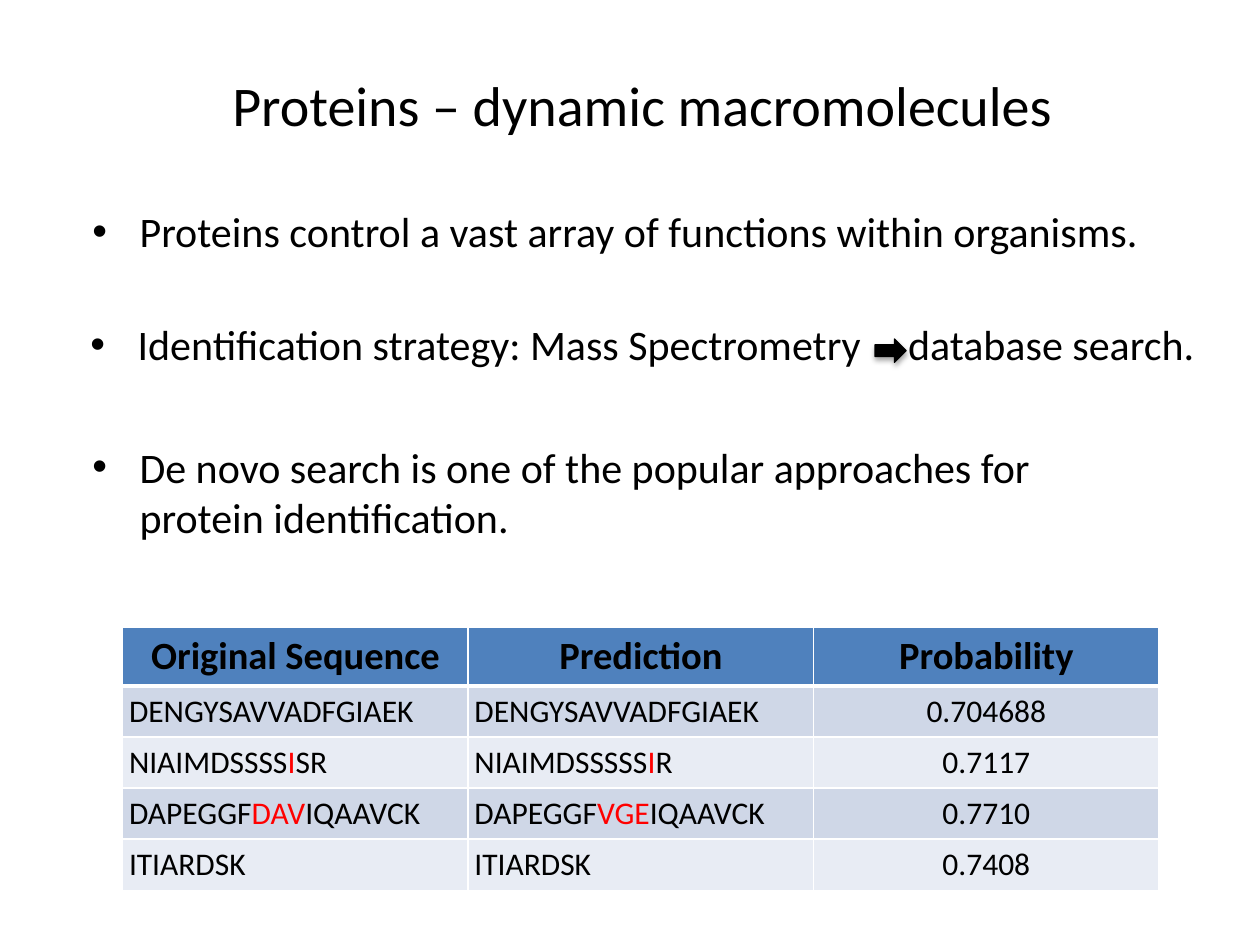
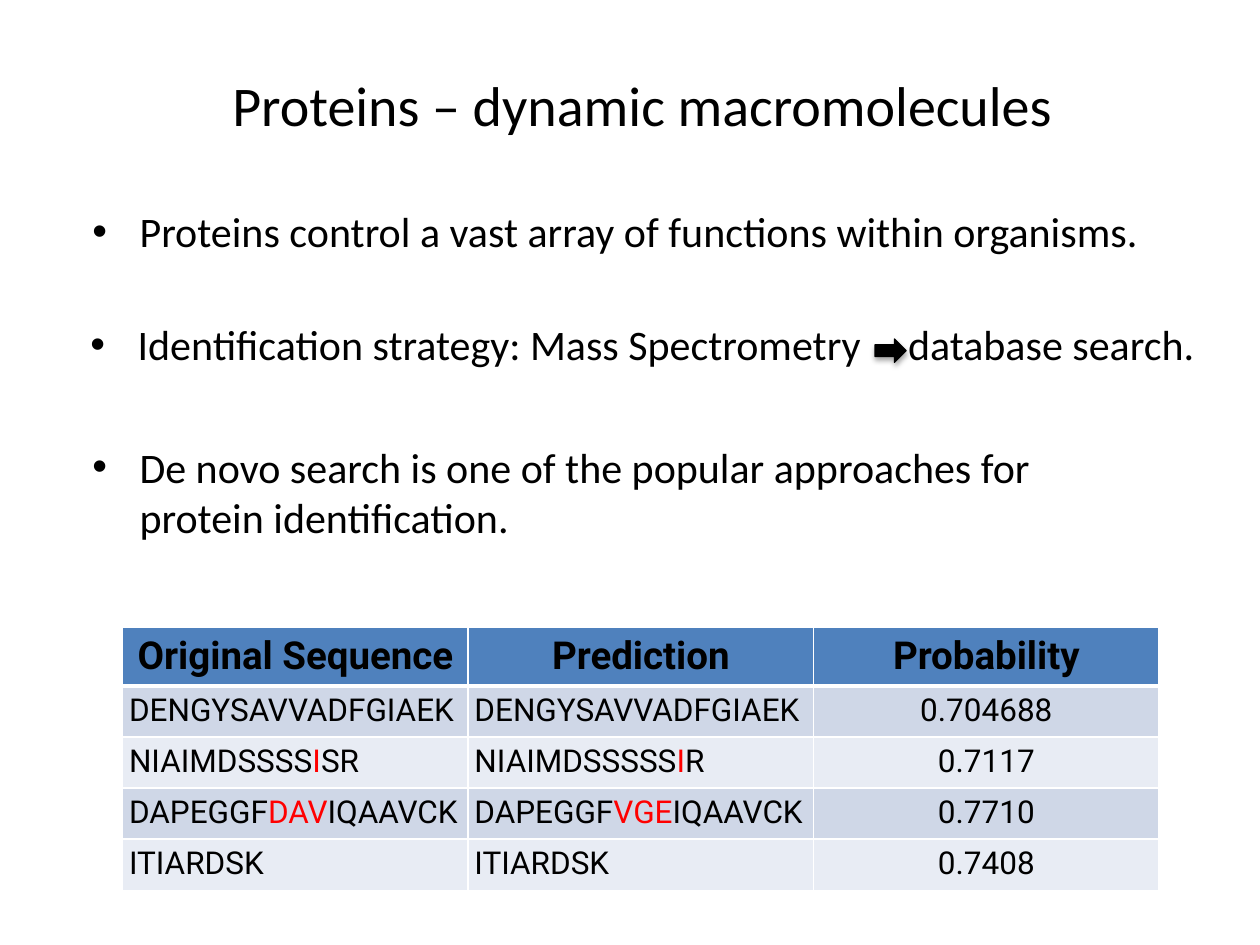
Before and after one commit to casrssk/Proteomics-project, a slide deck: slide 2 of peotide_identification.pptx. Drawn at 1260x945 pixels with LibreOffice and Linux fonts; fonts in the diff are those of the drawing. Boxes give left, top, right and bottom in pixels: in the first picture for what was removed or moved away, otherwise in the second. Text is boxed around its words. In the diff, an @@ line names an element or a change of style, - is before the commit and + after.

```diff
--- a/peotide_identification.pptx
+++ b/peotide_identification.pptx
@@ table at [122, 627, 1158, 883] @@
@@ font Calibri to Roboto @@
```
Also in this commit, not shown: 5 other slides changed.
